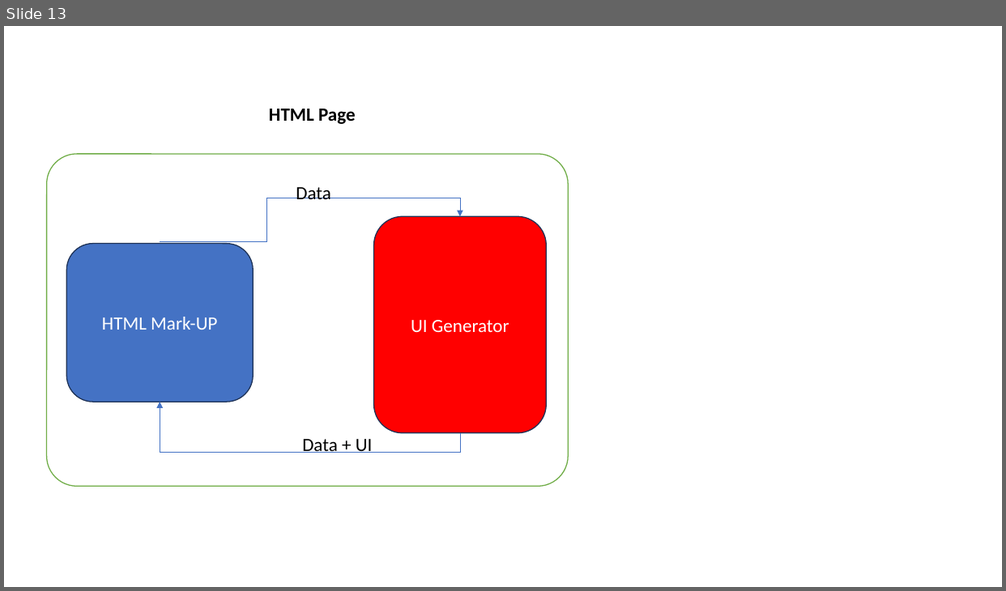
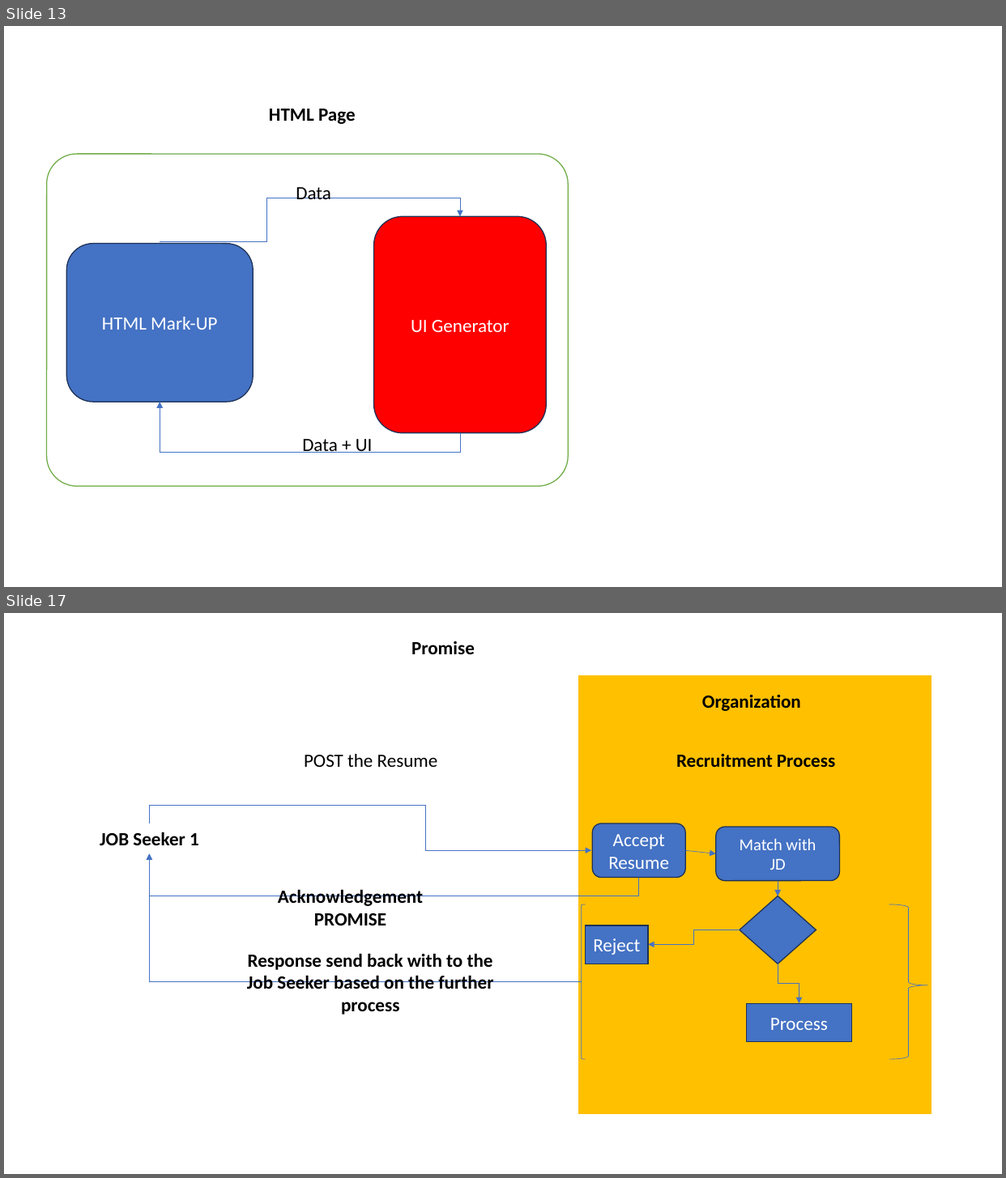
Before and after one commit to maheshsabnis/ugam, a slide deck: Training_Presentetions.pptx. Shown one above the other, each under a label of ours: slide 13 before the commit, slides 13 and 17 after it; the slides between them are not shown. The pictures are 1006x591 and 1006x1178 pixels, drawn with LibreOffice and Linux fonts; fonts in the diff are those of the drawing. Boxes give left, top, right and bottom in pixels: in the first picture for what was removed or moved away, otherwise in the second. Text is boxed around its words. In the diff, an @@ line names an element or a change of style, - is before the commit and + after.

```diff
--- a/Training_Presentetions.pptx
+++ b/Training_Presentetions.pptx
@@ slide 17 added at (4, 613, 1002, 1174), background #FFFFFF @@
@@ text added at (411, 641, 475, 654), 18 pt, text #000000, bold @@
+Promise
@@ rectangle added at (577, 675, 932, 1115), fill #FFC000, outline #FFFFFF 1.5 pt @@
@@ text added at (702, 694, 801, 711), 18 pt, text #000000, bold @@
+Organization
@@ text added at (304, 754, 438, 767), 18 pt, text #000000 @@
+POST the Resume
@@ text added at (676, 754, 835, 767), 18 pt, text #000000, bold @@
+Recruitment Process
@@ elbow arrow added from (149, 824) to (592, 850), #4472C4 0.5 pt @@
@@ rounded rectangle added at (592, 824, 685, 877), fill #4472C4, outline #1E3256 1 pt, 18 pt, text #FFFFFF @@
+Accept
+Resume
@@ rounded rectangle added at (716, 827, 839, 881), fill #4472C4, outline #1E3256 1 pt, 16 pt, text #FFFFFF @@
+Match with
+JD
@@ text added at (100, 832, 199, 845), 18 pt, text #000000, bold @@
+JOB Seeker 1
@@ elbow arrow added from (639, 877) to (149, 854), #4472C4 0.5 pt @@
@@ elbow arrow added from (577, 982) to (149, 854), #4472C4 0.5 pt @@
@@ arrow added from (685, 850) to (716, 854), #4472C4 0.5 pt @@
@@ text added at (278, 889, 423, 926), 18 pt, text #000000, bold @@
+Acknowledgement
+PROMISE
@@ diamond added at (740, 896, 816, 964), fill #4472C4, outline #1E3256 1 pt @@
@@ arrow added from (778, 881) to (778, 896), #4472C4 0.5 pt @@
@@ left brace added at (577, 905, 585, 1060), outline #4472C4 0.5 pt @@
@@ rectangle added at (586, 926, 649, 964), fill #4472C4, outline #1E3256 1 pt, 18 pt, text #FFFFFF @@
+Reject
@@ right brace added at (889, 905, 928, 1060), outline #4472C4 0.5 pt @@
@@ elbow arrow added from (740, 931) to (648, 944), #4472C4 0.5 pt @@
@@ text added at (247, 953, 493, 1015), 18 pt, text #000000, bold @@
+Response send back with to the Job Seeker based on the further process
@@ elbow arrow added from (778, 964) to (799, 1003), #4472C4 0.5 pt @@
@@ rectangle added at (747, 1003, 852, 1042), fill #4472C4, outline #1E3256 1 pt, 18 pt, text #FFFFFF @@
+Process
```
Also in this commit, not shown: 6 other slides added, 7 other files.
